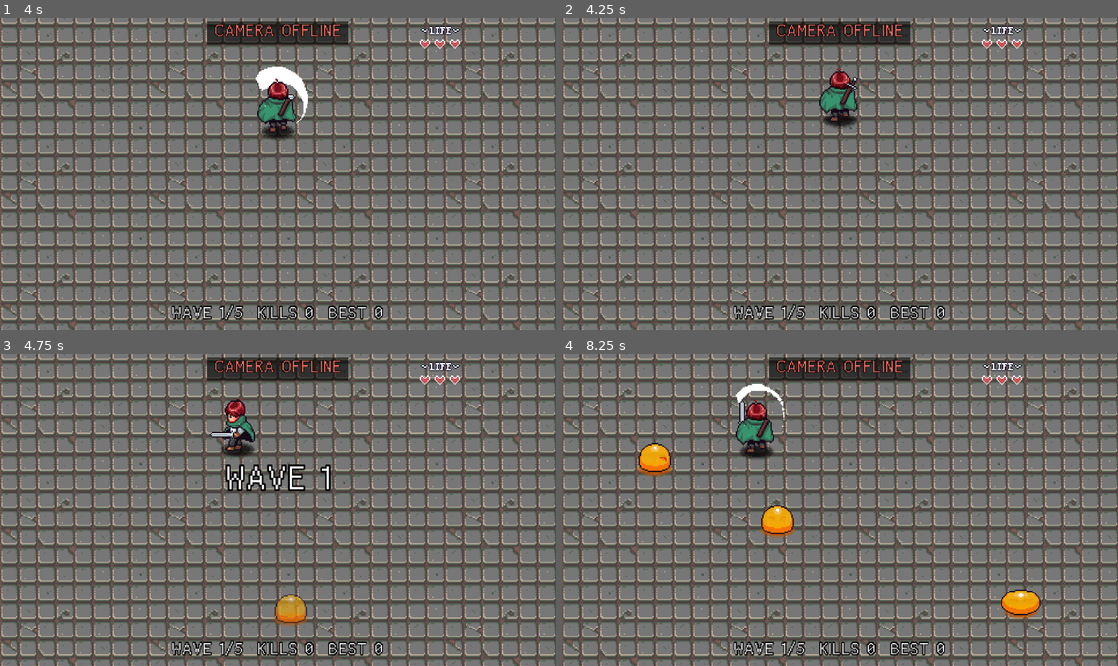
Above: before the commit, frames 1-4 (two rows, left to right).
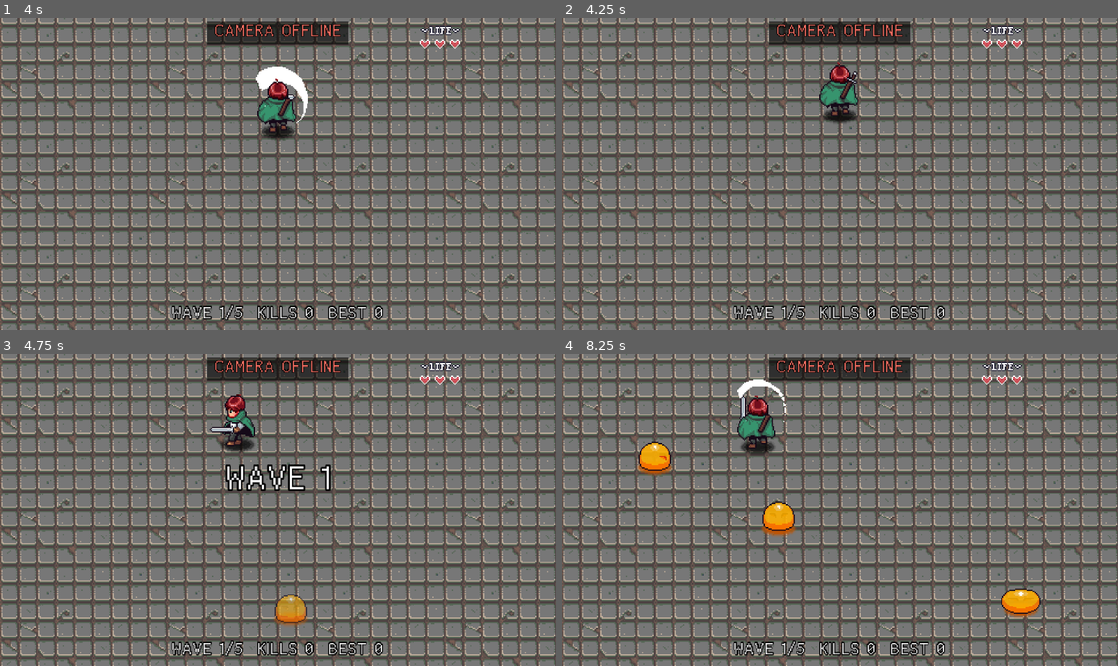
Above: after the commit, the same moments.

Repository: cjhDuke/AARPG-Gesture
Game: Godot game, scene res://ui/title/title_scene.tscn
Same seed, same stepped clock (60 frames per second), same inputs: the game is played once before the commit and once after it.
Inputs (mouse positions are in pixels of both pictures, inside the frame that each line leads up to):
- Up to frame 1 (4 s): tap Enter at 0.5 s; move the mouse to (400, 158) at 0.52 s; hold D (right) 0.53-1.28 s; hold Z (attack) 0.53-1.28 s; click (400, 158) at 0.67 s; move the mouse to (166, 189) at 1.27 s; hold S (down) 1.28-2.03 s; tap L (ability) at 1.35 s; tap Z (attack) at 1.55, 3.8 s; move the mouse to (333, 105) at 2.02 s; hold D (right) 2.03-2.75 s; hold Z (attack) 2.03-2.75 s; click "START" at 2.75 s; move the mouse to (250, 236) at 3.52 s; hold W (up) from 3.53 s (still down); tap 0 at 3.6 s; click (250, 236) at 3.67 s
- Up to frame 2 (4.25 s): keep holding W (up)
- Up to frame 3 (4.75 s): move the mouse to (444, 556) at 4.27 s; release W (up) at 4.28 s; hold A (left) from 4.28 s (still down); hold Z (attack) from 4.28 s (still down); tap I at 4.35 s
- Up to frame 4 (8.25 s): move the mouse to (673, 463) at 5.02 s; release Z (attack) at 5.03 s; tap G at 5.1 s; tap Z (attack) at 5.3, 6.8 s; move the mouse to (867, 510) at 5.77 s; release A (left) at 5.78 s; hold S (down) 5.78-6.53 s; hold Z (attack) 5.78-6.53 s; click (867, 510) at 5.92 s; move the mouse to (756, 432) at 6.52 s; hold D (right) 6.53-7.28 s; tap L (ability) at 6.6 s; move the mouse to (962, 494) at 7.27 s; hold W (up) 7.28-8.03 s; hold Z (attack) 7.28-8.03 s; move the mouse to (728, 525) at 8.02 s; hold D (right) from 8.03 s (still down); tap 0 at 8.1 s; click (728, 525) at 8.17 s

Frame 1 is identical in both runs. In frame 2, 0.8% of the frame differs, in the area x 46-54%, y 14-36%; in frame 3, 0.9%; in frame 4, 1.9%, in the area x 13-87%, y 8-85%.

Commit message:
fix: 加快挥剑、宝箱遮挡、回标题跳过开场
- 自动挥剑冷却 0.45 -> 0.32 秒，挥剑动画 1.25 倍速（State_Attack.attack_speed）
- 宝箱和掉落物 z_index 设为 2，与主角按 y 排序，主角站在箱子后面时被箱子挡住
- 从游戏里回标题时跳过 splash 和标题字母下落动画（LevelManager.title_seen）

Diff:
--- a/autoload/level_manager.gd
+++ b/autoload/level_manager.gd
@@ -9,6 +9,8 @@
 var is_loading_level: bool = false
 ## 命令行用户参数 `-- --practice`：直接进回旋镖练习场（跳过 splash 和标题），暂停菜单不显示 TITLE
 var practice_mode: bool = OS.get_cmdline_user_args().has("--practice")
+## 本次运行已经看过开场 splash：从游戏里回标题时跳过它，直接显示标题菜单
+var title_seen: bool = false
 
 
 func _ready() -> void:
--- a/levels/survival/hand_controller.gd
+++ b/levels/survival/hand_controller.gd
@@ -34,7 +34,7 @@
 ## 依据：AttackHitBox 圆半径 20、敌人受击圆在其原点上方 7 像素；
 ## 无界面实测上下左右四个方向、敌人静止在 20 / 30 / 35 像素处，都能被命中（距离 >35 未测）。
 const ATTACK_RANGE : float = 36.0
-const ATTACK_COOLDOWN : float = 0.45
+const ATTACK_COOLDOWN : float = 0.32
 
 ## 念力：不低于它才能起飞 / 重新抓住
 const PSI_START_MIN : float = 0.3
--- a/levels/survival/pickups/pickup.gd
+++ b/levels/survival/pickups/pickup.gd
@@ -51,6 +51,8 @@
 
 func _ready() -> void:
 	add_to_group( "loot_fx" )
+	# 和主角同一 z 层，按 y 排序
+	z_index = 2
 	var tex := AtlasTexture.new()
 	tex.atlas = ITEMS_TEXTURE
 	tex.region = REGIONS[kind]
--- a/levels/survival/pickups/reward_chest.gd
+++ b/levels/survival/pickups/reward_chest.gd
@@ -31,6 +31,8 @@
 
 
 func _ready() -> void:
+	# 主角的 z_index 是 2；取同一层才能和主角按 y 排序（主角站在箱子后面时被箱子挡住）
+	z_index = 2
 	_sprite = Sprite2D.new()
 	_sprite.texture = CHEST_TEXTURE
 	_sprite.hframes = 2
--- a/player/scripts/states/state_attack.gd
+++ b/player/scripts/states/state_attack.gd
@@ -4,6 +4,8 @@
 
 @export  var attack_sound :AudioStream
 @export_range(1,20,0.5) var decelerate_speed : float =5.0
+## 挥剑动画的播放倍速（1 为原速 0.3 秒一剑）；只在攻击状态内生效
+@export var attack_speed : float = 1.25
 
 @onready var animation_player: AnimationPlayer = $"../../AnimationPlayer"
 @onready var attack_anim: AnimationPlayer = $"../../Sprite2D/AttackEffectSprite/AnimationPlayer"
@@ -18,6 +20,8 @@
 ## What happens when the player enters this State
 func enter() -> void:
 	player.update_animation("attack")
+	animation_player.speed_scale = attack_speed
+	attack_anim.speed_scale = attack_speed
 	attack_anim.play("attack_" + player.anim_direction() )
 	animation_player.animation_finished.connect( end_attack )
 
@@ -26,7 +30,7 @@
 	audio.play()
 
 	attacking = true
-	await get_tree().create_timer( 0.075 ).timeout
+	await get_tree().create_timer( 0.075 / attack_speed ).timeout
 	if attacking and state_machine.current_state == self and player.is_dead == false:
 		hit_box.monitoring = true
 	pass
@@ -37,6 +41,8 @@
 		animation_player.animation_finished.disconnect( end_attack )
 	attacking = false
 	hit_box.monitoring = false
+	animation_player.speed_scale = 1.0
+	attack_anim.speed_scale = 1.0
 	pass
 
 ## What heppens during the process update in the State
--- a/ui/title/splash_screen.gd
+++ b/ui/title/splash_screen.gd
@@ -6,7 +6,8 @@
 
 func _ready() -> void:
 	# 练习模式：标题场景会立刻换走，不播 splash（免得漏出一帧音效）
-	if LevelManager.practice_mode:
+	if LevelManager.practice_mode or LevelManager.title_seen:
+		visible = false
 		return
 	animation_player.animation_finished.connect(_on_animation_finished)
 	if animation_player.has_animation("splash"):
--- a/ui/title/title_logo.gd
+++ b/ui/title/title_logo.gd
@@ -77,6 +77,16 @@
 	tw.chain().tween_callback( _on_intro_done )
 
 
+## 不播下落动画，字母直接就位（从游戏里返回标题时用）
+func show_instantly() -> void:
+	_float_t = 0.0
+	_holder.position.y = 0.0
+	for l in _letters:
+		l.position.y = rest_y
+		l.visible = true
+	_on_intro_done()
+
+
 func _on_intro_done() -> void:
 	_floating = true
 	intro_finished.emit()
--- a/ui/title/title_scene.gd
+++ b/ui/title/title_scene.gd
@@ -52,12 +52,18 @@
 	menu.visible = false
 	marker.visible = false
 
-	splash_screen.finished.connect(setup_title_screen)
+	LevelManager.level_load_started.connect(exit_title_screen)
 
-	LevelManager.level_load_started.connect(exit_title_screen)
+	# 从游戏里返回标题：不再播开场 splash，直接进标题菜单
+	if LevelManager.title_seen:
+		setup_title_screen()
+	else:
+		splash_screen.finished.connect(setup_title_screen)
 
 
 func setup_title_screen() -> void:
+	var returning := LevelManager.title_seen
+	LevelManager.title_seen = true
 	if is_instance_valid(splash_screen):
 		splash_screen.queue_free()
 
@@ -83,7 +89,11 @@
 	# 标题入场：字母逐个落下，每落一个响一声；全部落定后淡入副标题和回旋镖，按钮滑入
 	logo.letter_landed.connect(func(_i: int) -> void: play_audio(button_focus_audio))
 	logo.intro_finished.connect(_on_logo_finished)
-	logo.play_intro()
+	# 从游戏里返回标题：字母直接就位，不再播下落动画
+	if returning:
+		logo.show_instantly()
+	else:
+		logo.play_intro()
 
 
 func _on_logo_finished() -> void:
